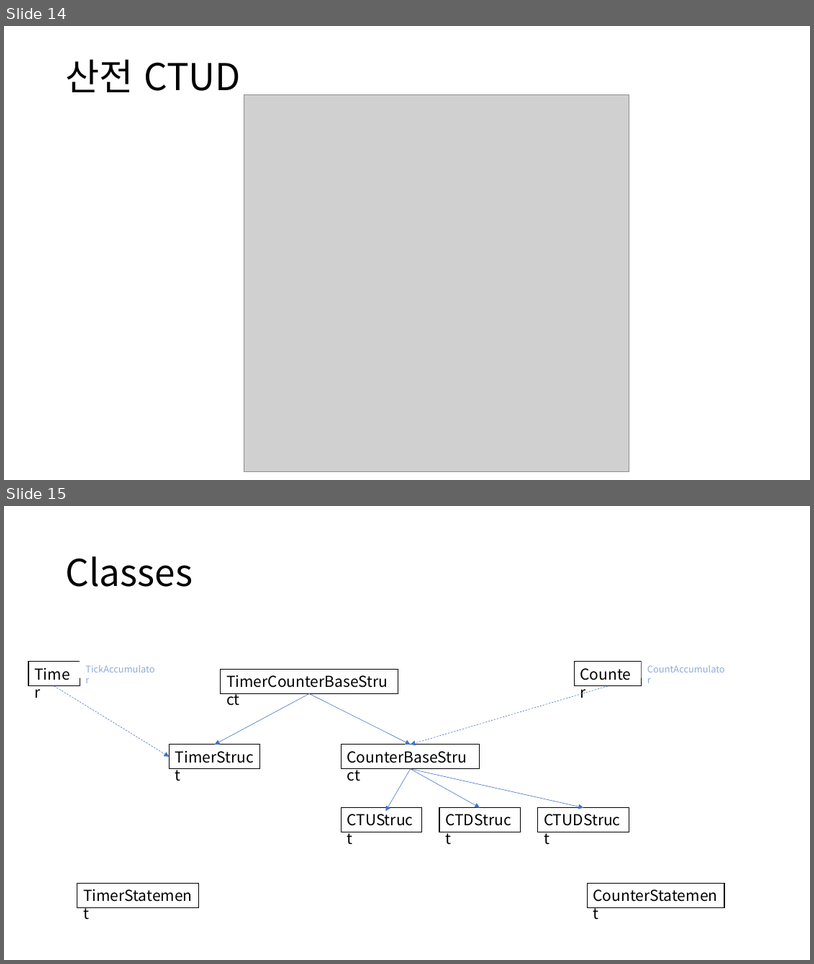
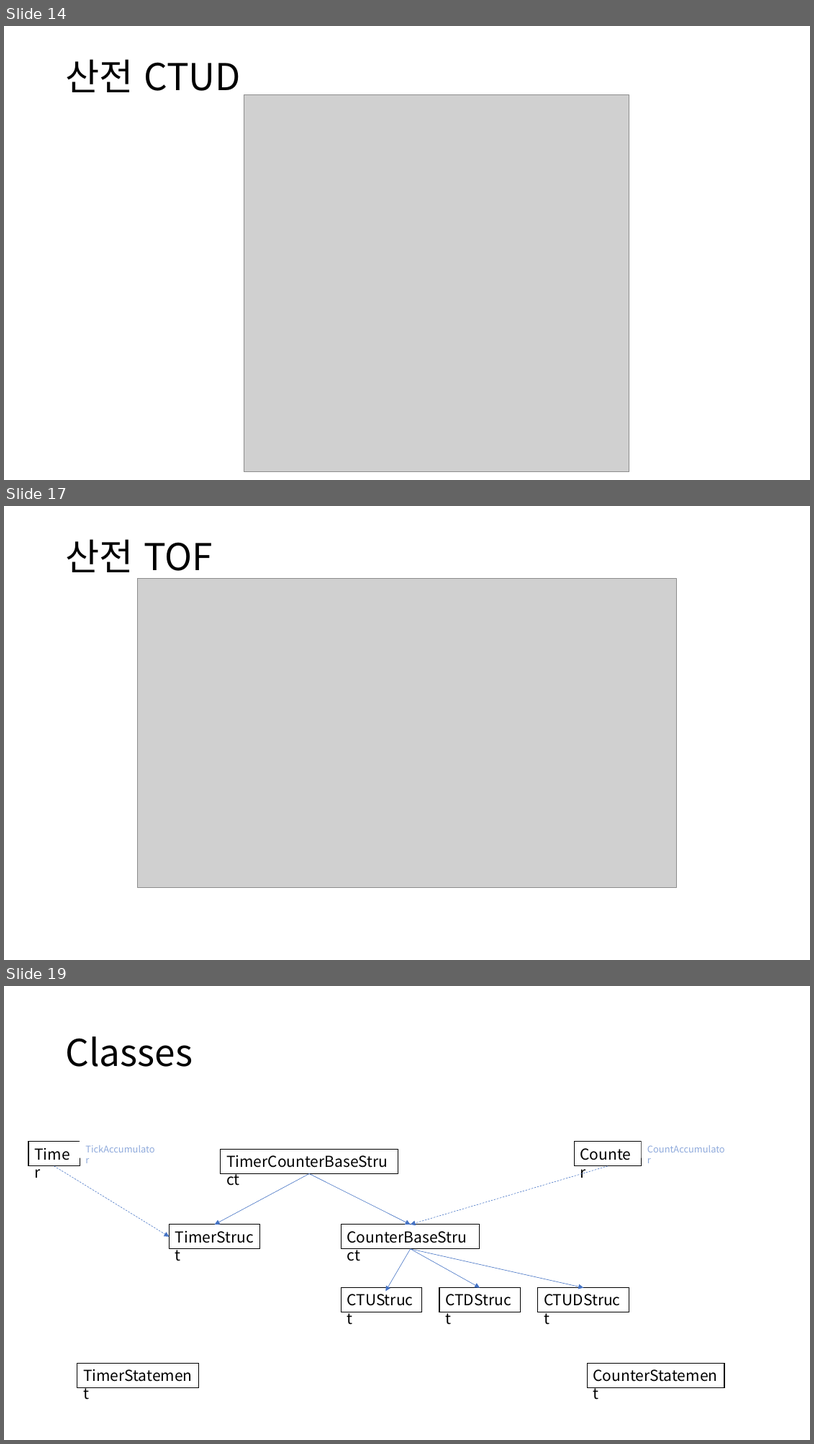
Before and after one commit to DualsoftDev/ds, a slide deck: DsDotNet/src/Engine/Engine.Core/Timer.pptx. Shown one above the other, each under a label of ours: slides 14 and 15 before the commit, slides 14, 17 and 19 after it; the slides between them are not shown. The pictures are 814x964 and 814x1444 pixels, drawn with LibreOffice and Linux fonts; fonts in the diff are those of the drawing; grey boxes stand for pictures. Boxes give left, top, right and bottom in pixels: in the first picture for what was removed or moved away, otherwise in the second. Text is boxed around its words. In the diff, an @@ line names an element or a change of style, - is before the commit and + after.

```diff
--- a/DsDotNet/src/Engine/Engine.Core/Timer.pptx
+++ b/DsDotNet/src/Engine/Engine.Core/Timer.pptx
@@ slide 17 added at [4, 506, 810, 960], background #FFFFFF @@
@@ title added at [65, 539, 213, 579], 44 pt, text #000000 @@
+산전 TOF
@@ picture added at [138, 578, 676, 887] @@
@@ what was slide 15 is now slide 19 @@
```
Also in this commit, not shown: 2 slides changed, 3 other slides added, 8 other files.
